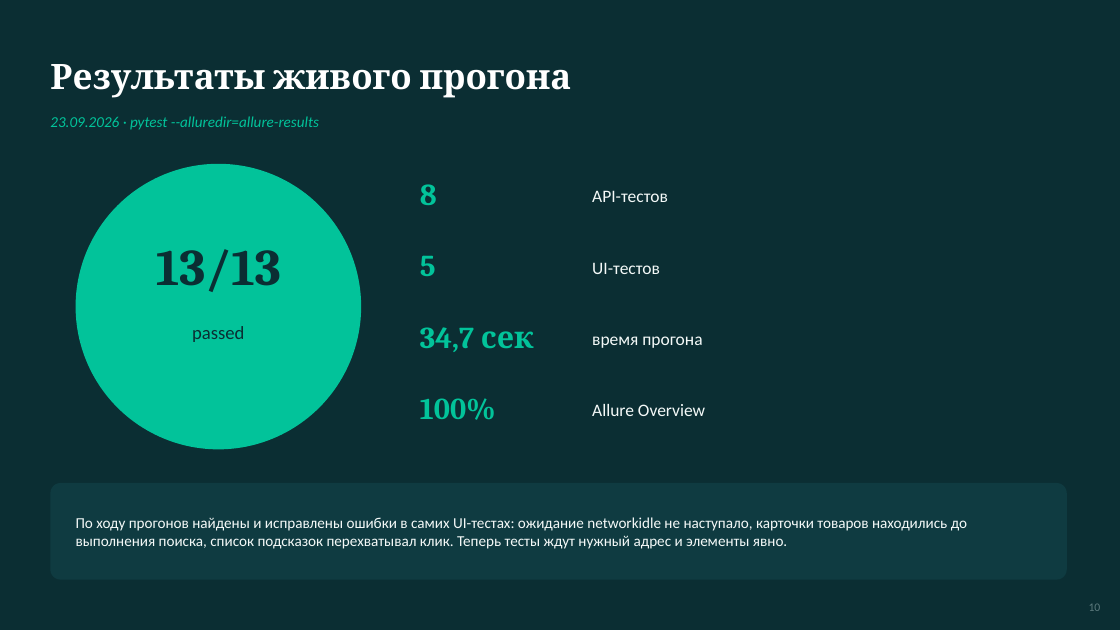
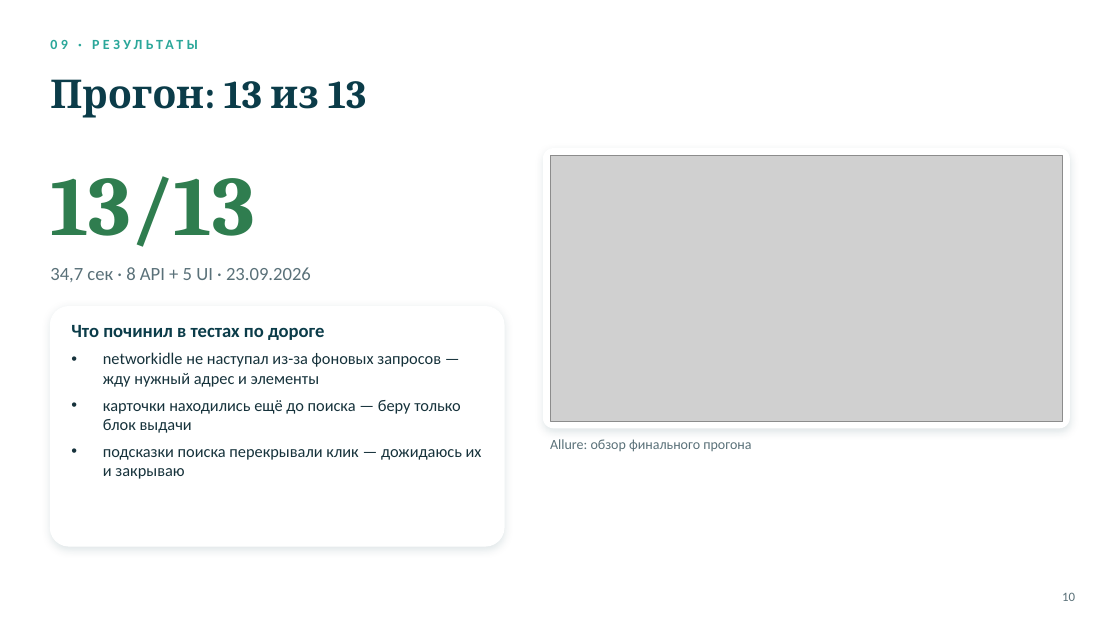
Before and after one commit to Gera-lang405/skypro-diploma-automation, a slide deck: slide 10 of diploma_presentation.pptx. Drawn at 1120x630 pixels with LibreOffice and Linux fonts; fonts in the diff are those of the drawing; grey boxes stand for pictures; background and template pictures are left out. Boxes give left, top, right and bottom in pixels: in the first picture for what was removed or moved away, otherwise in the second. Text is boxed around its words. In the diff, an @@ line names an element or a change of style, - is before the commit and + after.

Commit message:
Презентация: новый дизайн, скриншоты прогона и дефектов, заметки для видео

```diff
--- a/diploma_presentation.pptx
+++ b/diploma_presentation.pptx
@@ background #0B2E33 to picture (left out) @@
@@ text at (x1=50, y1=64, x2=572, y2=98): text changed; size 30 to 12 pt; font Cambria to Calibri; text colour #FFFFFF to #2BA79A @@
-Результаты живого прогона
+09 · РЕЗУЛЬТАТЫ
@@ text at (x1=50, y1=79, x2=366, y2=118): text changed; size 13 to 34 pt; font Calibri to Cambria; text colour #02C39A to #0B3C49; bold on; italic off @@
-23.09.2026 · pytest --alluredir=allure-results
+Прогон: 13 из 13
@@ text "13/13" moved from (x1=156, y1=249, x2=281, y2=292) to (x1=50, y1=176, x2=255, y2=247) @@
@@ text "13/13" at (x1=50, y1=176, x2=255, y2=247): size 44 to 72 pt, text colour #0B2E33 to #2F7D4F; alignment centre to left @@
@@ rounded rectangle added at (x1=544, y1=149, x2=1070, y2=428), fill #FFFFFF, outline #FFFFFF 1 pt @@
@@ ellipse removed at (x1=76, y1=164, x2=361, y2=450) @@
@@ picture added at (x1=550, y1=155, x2=1063, y2=421) @@
@@ text removed at (x1=420, y1=184, x2=437, y2=205) @@
-8
@@ text removed at (x1=592, y1=190, x2=668, y2=202) @@
-API-тестов
@@ text at (x1=50, y1=267, x2=311, y2=282): text changed; text colour #0B2E33 to #5A7179 @@
-passed
+34,7 сек · 8 API + 5 UI · 23.09.2026
@@ text removed at (x1=420, y1=255, x2=436, y2=276) @@
-5
@@ text removed at (x1=592, y1=262, x2=660, y2=274) @@
-UI-тестов
@@ rounded rectangle added at (x1=50, y1=307, x2=504, y2=546), fill #FFFFFF, outline #FFFFFF 1 pt @@
@@ text added at (x1=71, y1=325, x2=482, y2=479), 14 pt, text #16323B @@
+Что починил в тестах по дороге
+• networkidle не наступал из-за фоновых запросов — жду нужный адрес и элементы
+• карточки находились ещё до поиска — беру только блок выдачи
+• подсказки поиска перекрывали клик — дожидаюсь их и закрываю
@@ text removed at (x1=420, y1=327, x2=534, y2=352) @@
-34,7 сек
@@ text removed at (x1=592, y1=336, x2=702, y2=348) @@
-время прогона
@@ text removed at (x1=420, y1=398, x2=496, y2=420) @@
-100%
@@ text removed at (x1=592, y1=404, x2=705, y2=416) @@
-Allure Overview
@@ text added at (x1=550, y1=439, x2=751, y2=452), 12 pt, text #5A7179 @@
+Allure: обзор финального прогона
@@ rounded rectangle removed at (x1=50, y1=483, x2=1067, y2=580) @@
@@ text removed at (x1=76, y1=517, x2=967, y2=549) @@
-По ходу прогонов найдены и исправлены ошибки в самих UI-тестах: ожидание networkidle не наступало, карточки товаров находились до выполнения поиска, список подсказок перехватывал клик. Теперь тесты ждут нужный адрес и элементы явно.
@@ text "10" moved from (x1=1089, y1=604, x2=1101, y2=611) to (x1=1062, y1=592, x2=1075, y2=601) @@
@@ text "10" at (x1=1062, y1=592, x2=1075, y2=601): size 10 to 11 pt, text colour #5C7A7D to #5A7179 @@
```
Also in this commit, not shown: 12 other slides changed, 1 slide added, 1 slide removed.
